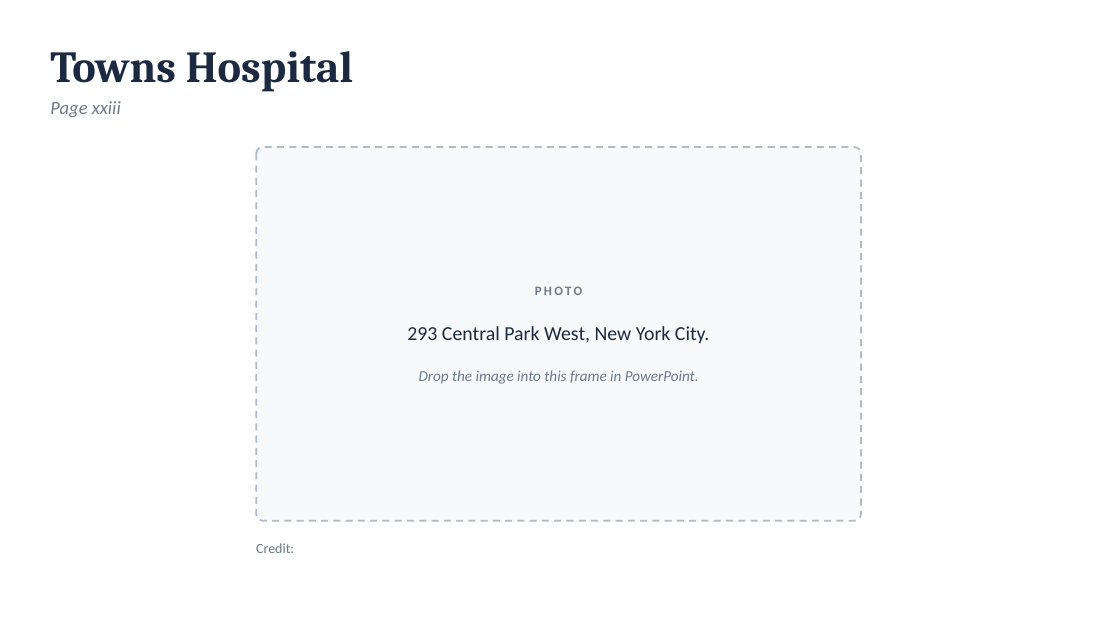
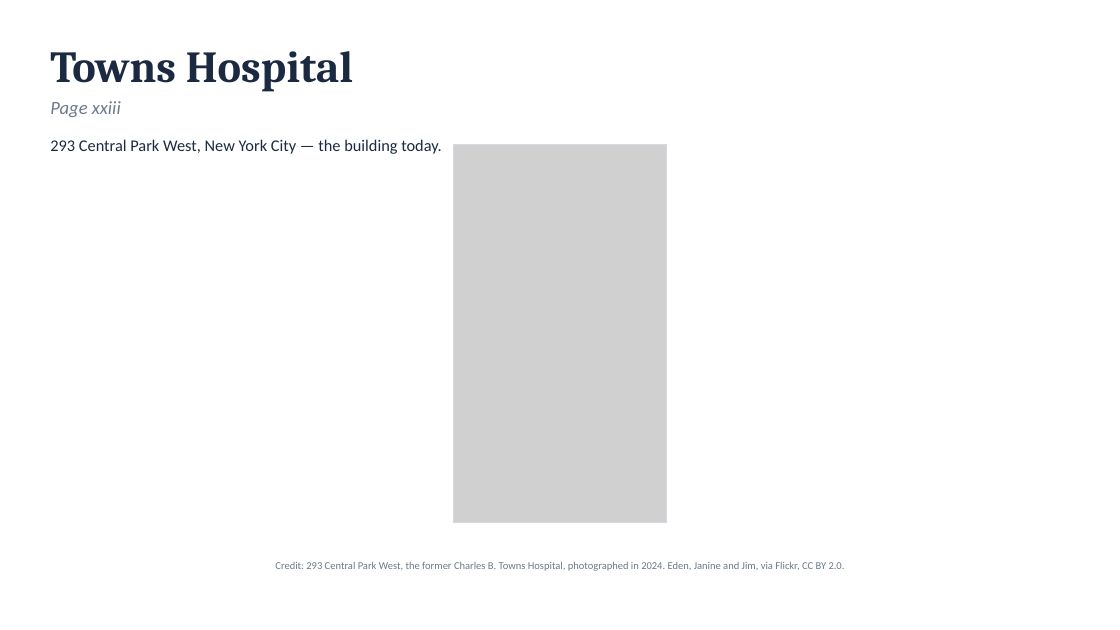
Before and after one commit to Faitality1982/LawStuff, a slide deck: slide 19 of aa-scan-deck/big-book-1-front-matter.pptx. Drawn at 1120x630 pixels with LibreOffice and Linux fonts; fonts in the diff are those of the drawing; grey boxes stand for pictures. Boxes give left, top, right and bottom in pixels: in the first picture for what was removed or moved away, otherwise in the second. Text is boxed around its words. In the diff, an @@ line names an element or a change of style, - is before the commit and + after.

```diff
--- a/aa-scan-deck/big-book-1-front-matter.pptx
+++ b/aa-scan-deck/big-book-1-front-matter.pptx
@@ text at (50,139,442,154): text changed; size 13 to 14 pt; text colour #6B7A8C to #1B2A41; italic off @@
-PHOTO
-293 Central Park West, New York City.
-Drop the image into this frame in PowerPoint.
+293 Central Park West, New York City — the building today.
@@ rounded rectangle removed at (256,147,861,521) @@
@@ picture added at (454,145,666,523) @@
@@ rectangle added at (454,145,666,523), outline #D3DAE2 0.75 pt @@
@@ text removed at (256,543,294,553) @@
-Credit:
@@ text added at (275,562,845,571), 9 pt, text #6B7A8C @@
+Credit: 293 Central Park West, the former Charles B. Towns Hospital, photographed in 2024. Eden, Janine and Jim, via Flickr, CC BY 2.0.
```
Also in this commit, not shown: 3 other slides changed, 6 slides added, 6 slides removed, 23 other files.
